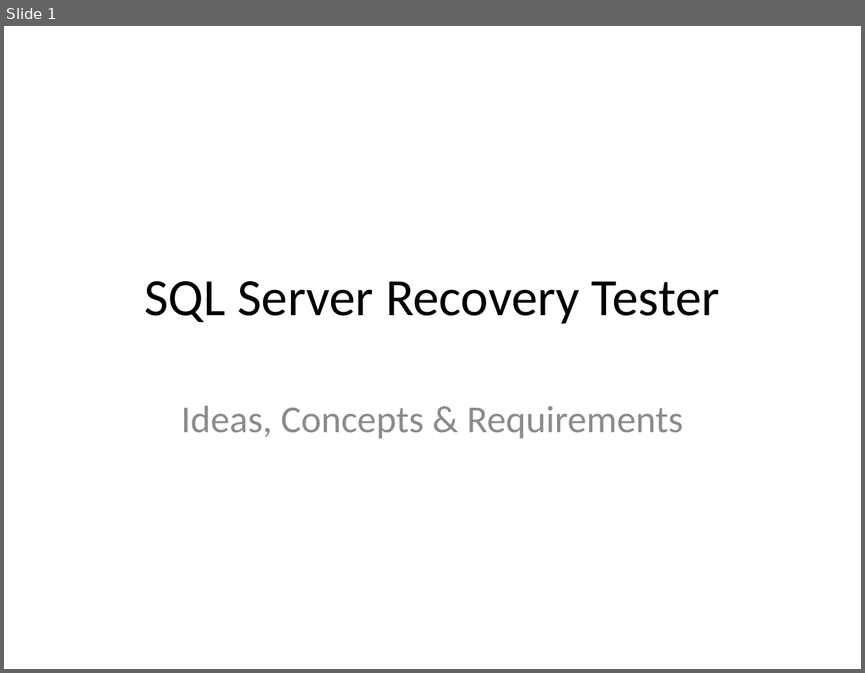
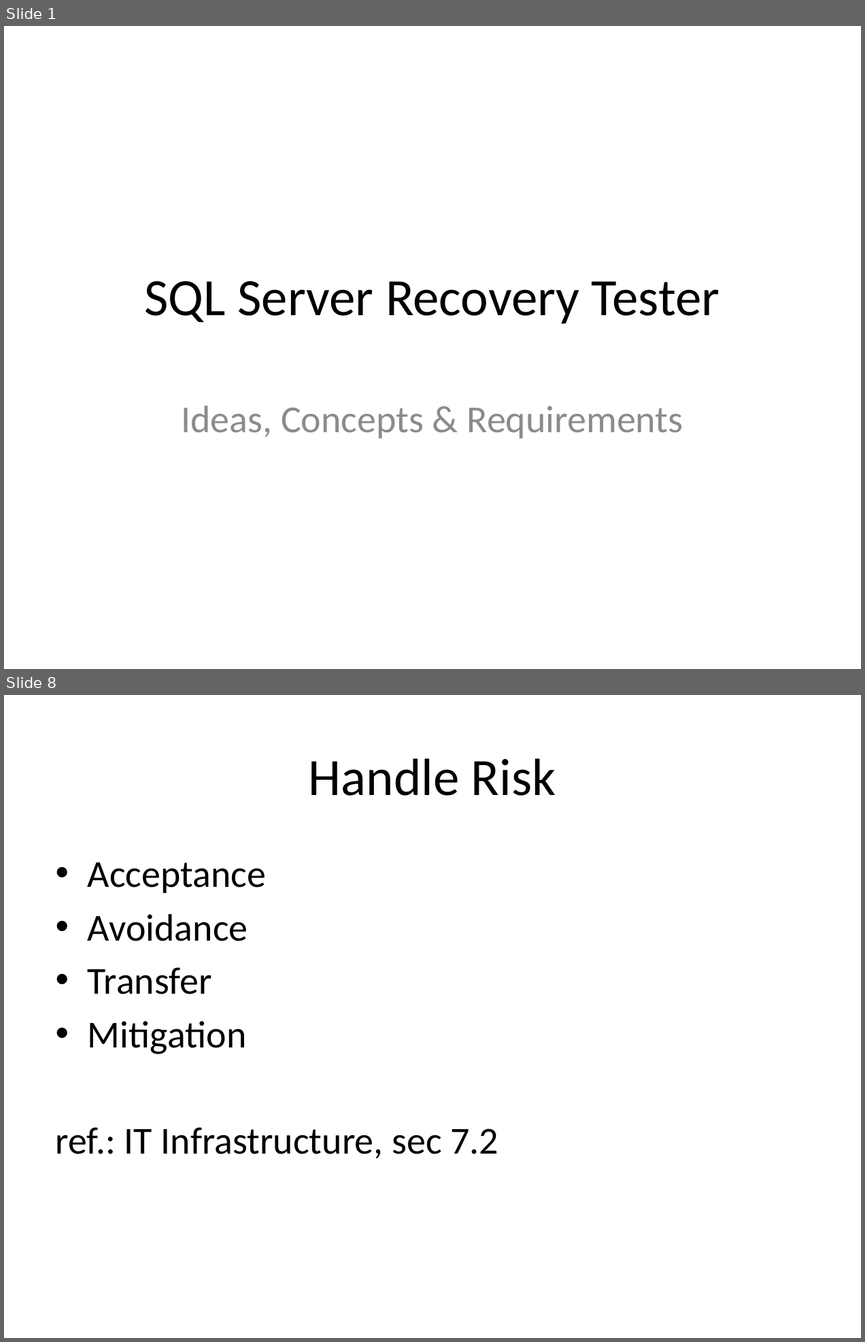
Before and after one commit to NielsGrove/MSSqlRecoveryTester, a slide deck: Documentation/MsSqlRecoveryTester.Concepts.pptx. Shown one above the other, each under a label of ours: slide 1 before the commit, slides 1 and 8 after it; the slides between them are not shown. The pictures are 865x673 and 865x1342 pixels, drawn with LibreOffice and Linux fonts; fonts in the diff are those of the drawing. Boxes give left, top, right and bottom in pixels: in the first picture for what was removed or moved away, otherwise in the second. Text is boxed around its words. In the diff, an @@ line names an element or a change of style, - is before the commit and + after.

```diff
--- a/Documentation/MsSqlRecoveryTester.Concepts.pptx
+++ b/Documentation/MsSqlRecoveryTester.Concepts.pptx
@@ slide 8 added at [4, 695, 861, 1338], background #FFFFFF @@
@@ title added at [309, 758, 555, 796], 44 pt, text #000000 @@
+Handle Risk
@@ text added at [56, 862, 498, 1158], 32 pt, text #000000 @@
+• Acceptance
+• Avoidance
+• Transfer
+• Mitigation
+ref.: IT Infrastructure, sec 7.2
```
Also in this commit, not shown: 7 other slides added.
